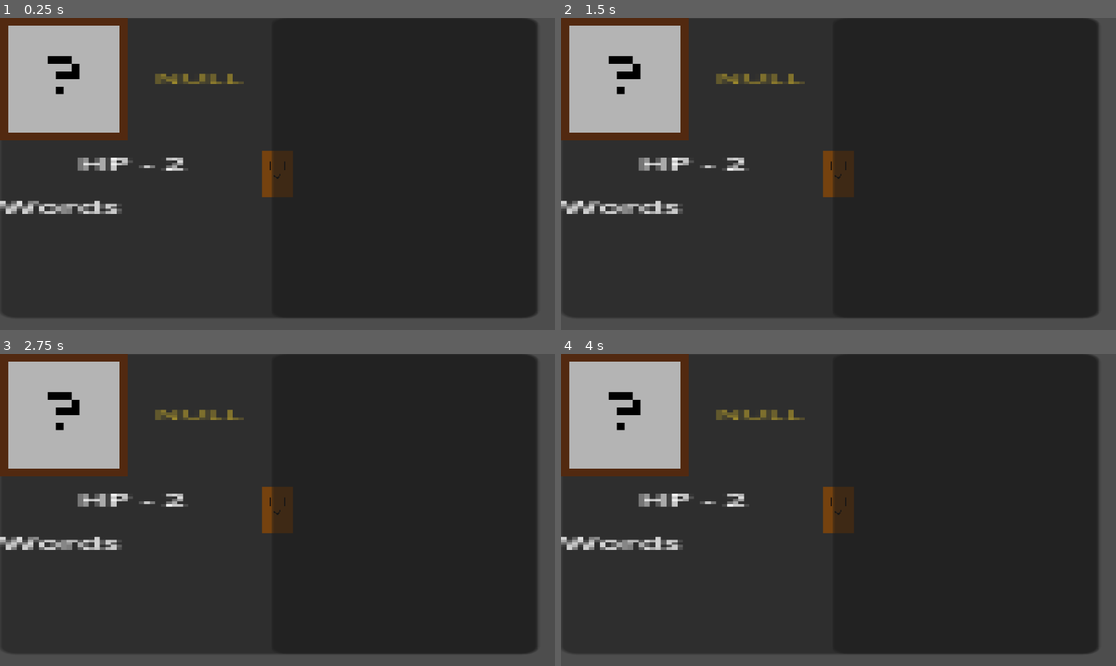
Above: before the commit, frames 1-4 (two rows, left to right).
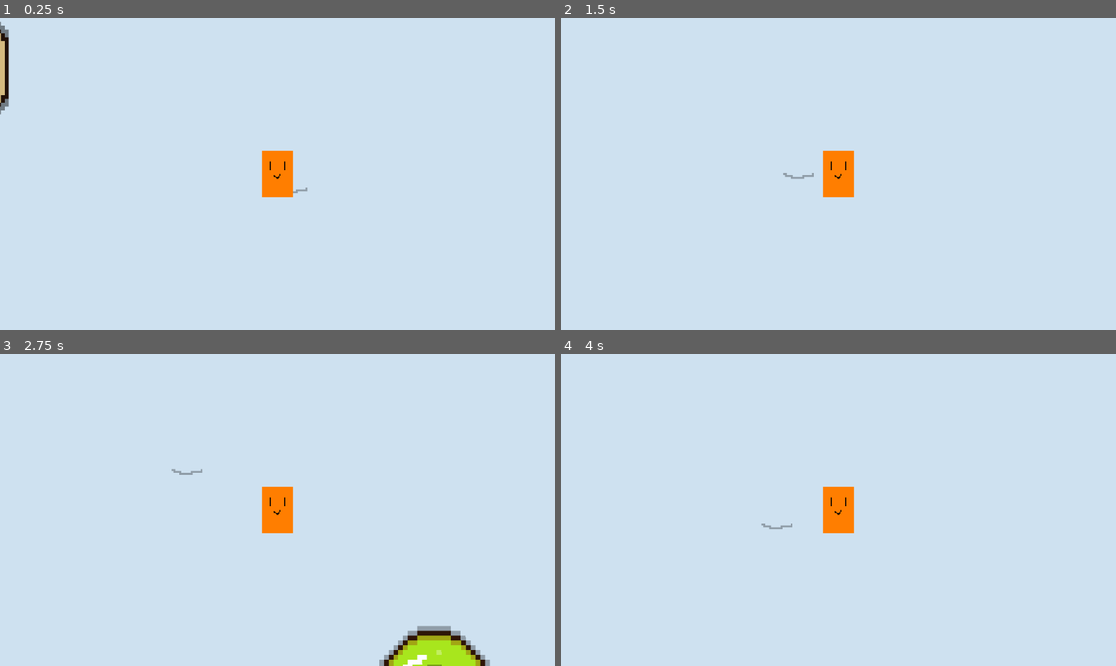
Above: after the commit, the same moments.

Repository: Valenciola/Wasteland
Game: Godot game, scene res://scenes/main.tscn
Same seed, same stepped clock (60 frames per second), same inputs: the game is played once before the commit and once after it.
Inputs:
- Up to frame 1 (0.25 s): no input
- Up to frame 2 (1.5 s): tap Enter (ui_accept) at 0.5, 0.77, 1.25 s; hold Right (ui_right) 0.53-1.28 s; tap E (interact) at 0.6, 1.35 s; hold Down (ui_down) from 1.28 s (still down)
- Up to frame 3 (2.75 s): tap Enter (ui_accept) at 1.52 s; release Down (ui_down) at 2.03 s; hold Right (ui_right) from 2.03 s (still down); tap E (interact) at 2.1 s
- Up to frame 4 (4 s): release Right (ui_right) at 2.78 s; hold Up (ui_up) 2.78-3.53 s; tap E (interact) at 2.85, 3.6 s; tap Enter (ui_accept) at 3.02, 3.77 s; hold Left (ui_left) from 3.53 s (still down)

The runs differ from the first frame. In frame 1, 100% of the frame differs, in the area x 0-100%, y 0-100%; in frame 2, 100%; in frame 3, 100%; in frame 4, 100%.

Commit message:
Fixed the entry exit insanity geez

Diff:
--- a/wasteland/scenes/Gen-Interactables/crate.gd
+++ b/wasteland/scenes/Gen-Interactables/crate.gd
@@ -7,8 +7,15 @@
 func _ready():
 	$Area2D.connect("body_entered", Callable(self, "_on_body_entered"))
 	$Area2D.connect("body_exited", Callable(self, "_on_body_exited"))
+	add_to_group("crates")
 
-	connect("crate_opened", Callable(Player, "_on_crate_opened"))
+	# Find the InventoryUI node and connect directly
+	var ui = get_tree().get_root().get_node("Main/UI/InventoryUI")  # adjust path
+	if ui:
+		connect("crate_opened", Callable(ui, "_on_crate_opened"))
+	else:
+		print("InventoryUI not found at expected path!")
+
 
 func _on_body_entered(body):
 	if body.name == "Player":
@@ -26,7 +33,9 @@
 	if crate_inventory.is_empty():
 		print("This crate is empty.")
 		return
+	print("Emitting crate_opened with:", crate_inventory)
 	emit_signal("crate_opened", crate_inventory)
+
 
 	print("Crate contains:")
 	for item_name in crate_inventory.keys():
--- /dev/null
+++ b/wasteland/scenes/InventorySlot.tscn
@@ -0,0 +1,38 @@
+[gd_scene load_steps=4 format=3 uid="uid://bdfdnyywbfrtk"]
+
+[ext_resource type="Script" uid="uid://buhscqbatxnrs" path="res://scenes/inventory_slot.gd" id="1_22k64"]
+[ext_resource type="Texture2D" uid="uid://dlakj2c7ifl6i" path="res://assets/icons/Null.png" id="1_b3cg4"]
+[ext_resource type="FontFile" uid="uid://glvnsexrylft" path="res://assets/fonts/Inter-VariableFont_opsz,wght.ttf" id="2_22k64"]
+
+[node name="InventorySlot" type="Button"]
+custom_minimum_size = Vector2(96, 96)
+offset_right = 8.0
+offset_bottom = 8.0
+script = ExtResource("1_22k64")
+
+[node name="TextureRect" type="TextureRect" parent="."]
+layout_mode = 1
+anchors_preset = 15
+anchor_right = 1.0
+anchor_bottom = 1.0
+grow_horizontal = 2
+grow_vertical = 2
+texture = ExtResource("1_b3cg4")
+expand_mode = 3
+
+[node name="Label" type="Label" parent="."]
+layout_mode = 1
+anchors_preset = 3
+anchor_left = 1.0
+anchor_top = 1.0
+anchor_right = 1.0
+anchor_bottom = 1.0
+offset_left = -24.0
+offset_top = -25.0
+grow_horizontal = 0
+grow_vertical = 0
+theme_override_colors/font_outline_color = Color(0.425321, 0.520357, 0.0408082, 1)
+theme_override_constants/outline_size = 3
+theme_override_fonts/font = ExtResource("2_22k64")
+theme_override_font_sizes/font_size = 25
+text = "x3"
--- a/wasteland/scenes/Sprites/player.gd
+++ b/wasteland/scenes/Sprites/player.gd
@@ -3,16 +3,16 @@
 var speed = 75  # pixels per second
 
 func _physics_process(_delta):
-    var direction = Vector2.ZERO
+	var direction = Vector2.ZERO
 
-    if Input.is_action_pressed("ui_right"):
-        direction.x += 1
-    if Input.is_action_pressed("ui_left"):
-        direction.x -= 1
-    if Input.is_action_pressed("ui_down"):
-        direction.y += 1
-    if Input.is_action_pressed("ui_up"):
-        direction.y -= 1
+	if Input.is_action_pressed("ui_right"):
+		direction.x += 1
+	if Input.is_action_pressed("ui_left"):
+		direction.x -= 1
+	if Input.is_action_pressed("ui_down"):
+		direction.y += 1
+	if Input.is_action_pressed("ui_up"):
+		direction.y -= 1
 
-    velocity = direction.normalized() * speed
-    move_and_slide()
+	velocity = direction.normalized() * speed
+	move_and_slide()
--- a/wasteland/scenes/W-Interiors/house_red_int.gd
+++ b/wasteland/scenes/W-Interiors/house_red_int.gd
@@ -2,6 +2,7 @@
 
 func _ready():
 	call_deferred("_place_player")
+	print_tree_pretty()
 
 func _place_player():
 	var player = get_tree().get_root().get_node("Player")
--- a/wasteland/scenes/W-Interiors/redhouse_exit.gd
+++ b/wasteland/scenes/W-Interiors/redhouse_exit.gd
@@ -1,7 +1,7 @@
 extends Area2D
 
-@export var target_scene : String = "res://scenes/Wasteland-Ext.tscn"        # scene to load
-@export var spawn_point_name : String = "HouseRed-exit"    # marker name in target scene
+@export var target_scene : String = "res://scenes/Wasteland-Ext.tscn"   # scene to load
+@export var spawn_point_name : String = "HouseRed-exit"                 # marker name in target scene
 
 var player_inside = false
 
@@ -12,12 +12,36 @@
 func _on_body_entered(body):
     if body.name == "Player":
         player_inside = true
+        print("Player entered house exit trigger")
 
 func _on_body_exited(body):
     if body.name == "Player":
         player_inside = false
+        print("Player left house exit trigger")
 
 func _process(_delta):
     if player_inside and Input.is_action_just_pressed("interact"):
+        print("E pressed at exit, swapping to:", target_scene)
         GameState.next_spawn_point = spawn_point_name
-        get_tree().call_deferred("change_scene_to_file", target_scene)
+        _swap_map()
+
+func _swap_map():
+    var new_map = load(target_scene).instantiate()
+    var current_map_node = get_tree().root.get_node("Main/CurrentMap")
+
+    # clear out the old map
+    for child in current_map_node.get_children():
+        print("Removing old map child:", child.name)
+        child.queue_free()
+
+    # add the new one
+    current_map_node.add_child(new_map)
+    print("New map added:", new_map.name)
+
+    # move player to the spawn point
+    var spawn = new_map.get_node_or_null(spawn_point_name)
+    if spawn:
+        Player.global_position = spawn.global_position   # Player is autoload singleton
+        print("Player moved to spawn:", spawn_point_name, "at", spawn.global_position)
+    else:
+        print("Spawn point not found:", spawn_point_name)
--- a/wasteland/scenes/W-Overworld/redhouse_entry.gd
+++ b/wasteland/scenes/W-Overworld/redhouse_entry.gd
@@ -1,23 +1,47 @@
 extends Area2D
 
-@export var target_scene : String = "res://scenes/W-Interiors/HouseRed-Int.tscn"        # scene to load
-@export var spawn_point_name : String = "HouseRed-entry"    # marker name in target scene
+@export var target_scene : String = "res://scenes/W-Interiors/HouseRed-Int.tscn"
+@export var spawn_point_name : String = "HouseRed-entry"
 
 var player_inside = false
 
 func _ready():
-    connect("body_entered", Callable(self, "_on_body_entered"))
-    connect("body_exited", Callable(self, "_on_body_exited"))
+	connect("body_entered", Callable(self, "_on_body_entered"))
+	connect("body_exited", Callable(self, "_on_body_exited"))
 
 func _on_body_entered(body):
-    if body.name == "Player":
-        player_inside = true
+	if body.name == "Player":
+		player_inside = true
+		print("Player entered house trigger")
 
 func _on_body_exited(body):
-    if body.name == "Player":
-        player_inside = false
+	if body.name == "Player":
+		player_inside = false
+		print("Player left house trigger")
 
 func _process(_delta):
-    if player_inside and Input.is_action_just_pressed("interact"):
-        GameState.next_spawn_point = spawn_point_name
-        get_tree().call_deferred("change_scene_to_file", target_scene)
+	if player_inside and Input.is_action_just_pressed("interact"):
+		print("E pressed inside trigger, swapping to:", target_scene)
+		GameState.next_spawn_point = spawn_point_name
+		_swap_map()
+
+func _swap_map():
+	var new_map = load(target_scene).instantiate()
+	var current_map_node = get_tree().root.get_node("Main/CurrentMap")
+
+	# clear out the old map
+	for child in current_map_node.get_children():
+		print("Removing old map child:", child.name)
+		child.queue_free()
+
+	# add the new one
+	current_map_node.add_child(new_map)
+	print("New map added:", new_map.name)
+
+	# move player to the spawn point
+	var spawn = new_map.get_node_or_null(spawn_point_name)
+	if spawn:
+		Player.global_position = spawn.global_position
+		print("Player moved to spawn:", spawn_point_name, "at", spawn.global_position)
+	else:
+		print("Spawn point not found:", spawn_point_name)
--- /dev/null
+++ b/wasteland/scenes/inventory_slot.gd
@@ -0,0 +1,22 @@
+extends Button
+
+@onready var pic = $TextureRect
+@onready var quantity = $Label
+
+# preload your null icon once at the top
+var null_icon = preload("res://assets/icons/Null.png")
+
+func setup(item_id: String, count: int):
+	var item_data = Items.items[item_id]
+
+	var tex = null_icon
+	if item_data.has("icon"):
+		if typeof(item_data["icon"]) == TYPE_STRING:
+			var loaded = load(item_data["icon"])
+			if loaded:
+				tex = loaded
+		else:
+			tex = item_data["icon"]  # already a Texture2D if you used preload()
+
+	pic.texture = tex
+	quantity.text = "x" + str(count)
--- a/wasteland/scenes/inventory_ui.gd
+++ /dev/null
@@ -1,33 +0,0 @@
-extends Control
-
-func show_inventory(inventory: Dictionary):
-	visible = true
-	var list = $PanelContainer/HBoxContainer/ItemList
-	list.clear()
-	for item_name in inventory.keys():
-		var amount = inventory[item_name]
-		list.add_item("%s x%d" % [item_name, amount])
-
-func hide_inventory():
-	visible = false
-
-func _ready():
-	var list = $PanelContainer/HBoxContainer/ItemList
-	list.connect("item_selected", Callable(self, "_on_item_selected"))
-
-func _on_item_selected(index: int):
-	var list = $PanelContainer/HBoxContainer/ItemList
-	var text = list.get_item_text(index)
-	var item_name = text.split(" x")[0]  # extract name before " xN"
-
-	var data = Items.items[item_name]
-
-	$VBoxContainer/NameLabel.text = data["name"]
-	$VBoxContainer/DescriptionLabel.text = data["description"]
-	$VBoxContainer/EffectLabel.text = data.get("effect", "")
-	# If you want to show degree or type:
-	# $VBoxContainer/ExtraLabel.text = "%s (%d)" % [data["type"], data.get("degree", 0)]
-
-func _process(_delta):
-	if visible and Input.is_action_just_pressed("ui_cancel"):
-		hide_inventory()
--- a/wasteland/scenes/main.tscn
+++ b/wasteland/scenes/main.tscn
@@ -1,16 +1,22 @@
-[gd_scene load_steps=5 format=3 uid="uid://fdr6x5p403y5"]
+[gd_scene load_steps=7 format=3 uid="uid://fdr6x5p403y5"]
 
 [ext_resource type="Script" uid="uid://dulgkp5qr5pwd" path="res://scripts/main.gd" id="1_0wfyh"]
 [ext_resource type="Script" uid="uid://clk4vlh6mgo1i" path="res://scripts/DialogueBox.gd" id="2_sugp2"]
-[ext_resource type="Script" uid="uid://dph7bq878d0fn" path="res://scenes/inventory_ui.gd" id="3_jyhfs"]
+[ext_resource type="PackedScene" uid="uid://bkyttuyhckoq5" path="res://scenes/Wasteland-Ext.tscn" id="2_tefeu"]
+[ext_resource type="Script" uid="uid://dph7bq878d0fn" path="res://scripts/inventory_ui.gd" id="3_jyhfs"]
 [ext_resource type="Texture2D" uid="uid://dlakj2c7ifl6i" path="res://assets/icons/Null.png" id="3_sugp2"]
+[ext_resource type="FontFile" uid="uid://glvnsexrylft" path="res://assets/fonts/Inter-VariableFont_opsz,wght.ttf" id="3_tbgi4"]
 
 [node name="Main" type="Node2D"]
 script = ExtResource("1_0wfyh")
 
 [node name="HUD" type="CanvasLayer" parent="."]
+visible = false
 
 [node name="CurrentMap" type="Node2D" parent="."]
+
+[node name="Wasteland-ext" parent="CurrentMap" instance=ExtResource("2_tefeu")]
+position = Vector2(-1, 0)
 
 [node name="Dialogue" type="CanvasLayer" parent="."]
 visible = false
@@ -53,6 +59,7 @@
 theme_override_colors/font_color = Color(1, 0.870588, 0.4, 1)
 theme_override_colors/font_outline_color = Color(1, 1, 1, 1)
 theme_override_constants/outline_size = 5
+theme_override_fonts/font = ExtResource("3_tbgi4")
 theme_override_font_sizes/font_size = 30
 text = "Name"
 vertical_alignment = 1
@@ -62,66 +69,77 @@
 layout_mode = 2
 size_flags_vertical = 3
 size_flags_stretch_ratio = 2.0
+theme_override_fonts/font = ExtResource("3_tbgi4")
 theme_override_font_sizes/font_size = 20
 text = "Test test test"
 autowrap_mode = 2
 
 [node name="UI" type="CanvasLayer" parent="."]
+visible = false
 
 [node name="InventoryUI" type="Control" parent="UI"]
 layout_mode = 3
-anchors_preset = 0
-offset_right = 40.0
-offset_bottom = 40.0
+anchors_preset = 15
+anchor_right = 1.0
+anchor_bottom = 1.0
+offset_right = -220.0
+offset_bottom = -28.0
+grow_horizontal = 2
+grow_vertical = 2
 script = ExtResource("3_jyhfs")
 
-[node name="PanelContainer" type="PanelContainer" parent="UI/InventoryUI"]
-offset_right = 97.0
-offset_bottom = 118.0
-scale = Vector2(11.5042, 5.28157)
+[node name="Panel" type="Panel" parent="UI/InventoryUI"]
+layout_mode = 0
+offset_right = 937.0
+offset_bottom = 620.0
 
-[node name="HBoxContainer" type="HBoxContainer" parent="UI/InventoryUI/PanelContainer"]
-layout_mode = 2
-theme_override_constants/separation = 1
+[node name="HBoxContainer" type="HBoxContainer" parent="UI/InventoryUI/Panel"]
+layout_mode = 1
+anchors_preset = 15
+anchor_right = 1.0
+anchor_bottom = 1.0
+grow_horizontal = 2
+grow_vertical = 2
 
-[node name="VBoxContainer" type="VBoxContainer" parent="UI/InventoryUI/PanelContainer/HBoxContainer"]
+[node name="Inventory" type="GridContainer" parent="UI/InventoryUI/Panel/HBoxContainer"]
 layout_mode = 2
 size_flags_horizontal = 3
+size_flags_stretch_ratio = 2.0
+columns = 4
 
-[node name="HBoxContainer" type="HBoxContainer" parent="UI/InventoryUI/PanelContainer/HBoxContainer/VBoxContainer"]
+[node name="Details" type="VBoxContainer" parent="UI/InventoryUI/Panel/HBoxContainer"]
+layout_mode = 2
+size_flags_horizontal = 3
+theme_override_constants/separation = 2
+
+[node name="IconFull" type="TextureRect" parent="UI/InventoryUI/Panel/HBoxContainer/Details"]
 layout_mode = 2
 size_flags_vertical = 3
-theme_override_constants/separation = 1
+size_flags_stretch_ratio = 3.0
+texture = ExtResource("3_sugp2")
+expand_mode = 3
+stretch_mode = 6
 
-[node name="Icon" type="TextureRect" parent="UI/InventoryUI/PanelContainer/HBoxContainer/VBoxContainer/HBoxContainer"]
+[node name="Title" type="RichTextLabel" parent="UI/InventoryUI/Panel/HBoxContainer/Details"]
 layout_mode = 2
-size_flags_horizontal = 3
-texture = ExtResource("3_sugp2")
+size_flags_vertical = 3
+size_flags_stretch_ratio = 0.5
+theme_override_fonts/normal_font = ExtResource("3_tbgi4")
+theme_override_font_sizes/normal_font_size = 32
+text = "Title"
+horizontal_alignment = 1
 
-[node name="Name" type="Label" parent="UI/InventoryUI/PanelContainer/HBoxContainer/VBoxContainer/HBoxContainer"]
+[node name="Effect" type="Label" parent="UI/InventoryUI/Panel/HBoxContainer/Details"]
 layout_mode = 2
-size_flags_horizontal = 3
-size_flags_vertical = 1
-theme_override_colors/font_color = Color(0.641481, 0.559946, 0.176526, 1)
-theme_override_font_sizes/font_size = 6
-text = "NULL"
+size_flags_vertical = 3
+size_flags_stretch_ratio = 0.5
 horizontal_alignment = 1
 vertical_alignment = 1
 
-[node name="Effect" type="Label" parent="UI/InventoryUI/PanelContainer/HBoxContainer/VBoxContainer"]
+[node name="Description" type="RichTextLabel" parent="UI/InventoryUI/Panel/HBoxContainer/Details"]
 layout_mode = 2
 size_flags_vertical = 3
-size_flags_stretch_ratio = 0.25
-theme_override_font_sizes/font_size = 7
-text = "HP - 2"
+size_flags_stretch_ratio = 3.0
+text = "kkkhkhkhjkh"
 horizontal_alignment = 1
-
-[node name="Desc" type="Label" parent="UI/InventoryUI/PanelContainer/HBoxContainer/VBoxContainer"]
-layout_mode = 2
-size_flags_vertical = 3
-theme_override_font_sizes/font_size = 7
-text = "Words"
-
-[node name="ItemList" type="ItemList" parent="UI/InventoryUI/PanelContainer/HBoxContainer"]
-layout_mode = 2
-size_flags_horizontal = 3
+vertical_alignment = 1
--- a/wasteland/scripts/GameState.gd
+++ b/wasteland/scripts/GameState.gd
@@ -9,7 +9,10 @@
     "speed": 0.5
 }
 
-var inventory = [] # Inventory contents persist across scenes, think Industrial Dungeon
+var inventory = {
+    "Apple": 6,
+    "TrainWheel": 1
+} # Inventory contents persist across scenes, think Industrial Dungeon
 var flags = {}
 var active_quests = {} # Quests persist throughout scenes
 var party_members = [] # Party members persist as well
--- a/wasteland/scripts/Items.gd
+++ b/wasteland/scripts/Items.gd
@@ -7,7 +7,8 @@
 		"type": "consumable",
 		"effect": "heal",
 		"degree": 25,
-		"discardable": true
+		"discardable": true,
+		"icon": "res://assets/icons/Apple.png"
 	},
 
 	"TrainWheel": {
--- /dev/null
+++ b/wasteland/scripts/inventory_ui.gd
@@ -0,0 +1,47 @@
+extends Control
+
+var inventory = GameState.inventory
+var null_icon = preload("res://assets/icons/Null.png")
+
+func _ready():
+	print("InventoryUI ready at path:", get_path())
+	populate_inventory()
+	hide()  # start hidden until a crate is opened
+
+func _on_crate_opened(crate_inventory: Dictionary):
+	print("UI received crate inventory:", crate_inventory)
+	inventory = crate_inventory
+	populate_inventory()
+	show()
+	$Panel.show()  # ensure the panel itself is visible
+
+func populate_inventory():
+	var grid = $Panel/HBoxContainer/Inventory
+	clear(grid)
+	for item_id in inventory.keys():
+		var count = inventory[item_id]
+		if count > 0:
+			var slot = preload("res://scenes/InventorySlot.tscn").instantiate()
+			grid.add_child(slot)
+			slot.call_deferred("setup", item_id, count)
+			slot.pressed.connect(_on_slot_pressed.bind(item_id))
+
+func _on_slot_pressed(item_id):
+	var item_data = Items.items[item_id]
+
+	var tex = null_icon
+	if item_data.has("icon"):
+		if typeof(item_data["icon"]) == TYPE_STRING:
+			var loaded = load(item_data["icon"])
+			if loaded:
+				tex = loaded
+		else:
+			tex = item_data["icon"]
+
+	$Panel/HBoxContainer/Details/IconFull.texture = tex
+	$Panel/HBoxContainer/Details/Title.text = item_data["name"]
+	$Panel/HBoxContainer/Details/Description.text = item_data["description"]
+
+func clear(container: Node):
+	for child in container.get_children():
+		child.queue_free()
--- a/wasteland/scripts/main.gd
+++ b/wasteland/scripts/main.gd
@@ -3,6 +3,7 @@
 func _ready():
 	print("Scene is alive!")
 	var currName = GameState.player_name
+	print_tree_pretty()
 
 	$Dialogue/DialogueBox.show_dialogue([
 		[currName, "Hello there!"],
Binary file added: wasteland/assets/fonts/Inter-VariableFont_opsz,wght.ttf
Not shown, added: wasteland/assets/fonts/Inter-VariableFont_opsz,wght.ttf.import
Not shown, added: wasteland/scenes/inventory_slot.gd.uid
Renamed: wasteland/scenes/inventory_ui.gd.uid -> wasteland/scripts/inventory_ui.gd.uid
